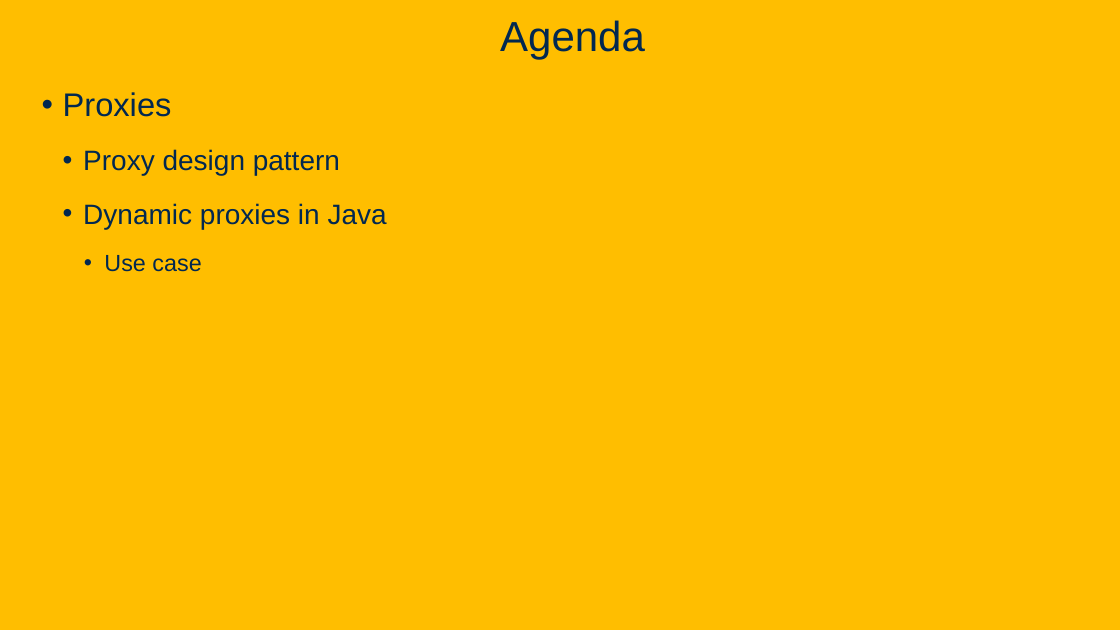
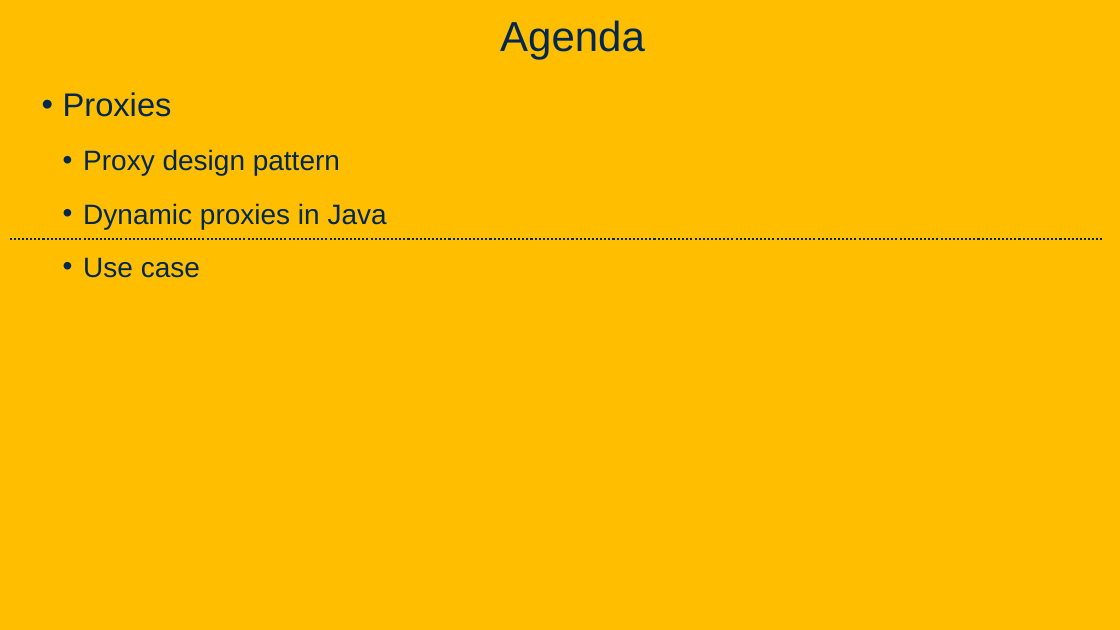
Before and after one commit to davsec-teaching/ECS160-Winter2025, a slide deck: slide 63 of slides/5_annotations_and_reflection.pptx. Drawn at 1120x630 pixels with LibreOffice and Linux fonts; fonts in the diff are those of the drawing; background and template pictures are left out. Boxes give left, top, right and bottom in pixels: in the first picture for what was removed or moved away, otherwise in the second. Text is boxed around its words. In the diff, an @@ line names an element or a change of style, - is before the commit and + after.

```diff
--- a/slides/5_annotations_and_reflection.pptx
+++ b/slides/5_annotations_and_reflection.pptx
@@ line added from (10, 239) to (1102, 239), #022850 1.75 pt dashed @@
@@ text at [83, 257, 200, 278]: size 20 to 24 pt in "Use case"; list level 3 to 2 in "Use case" @@
```
Also in this commit, not shown: 6 other slides changed, 1 slide added.
